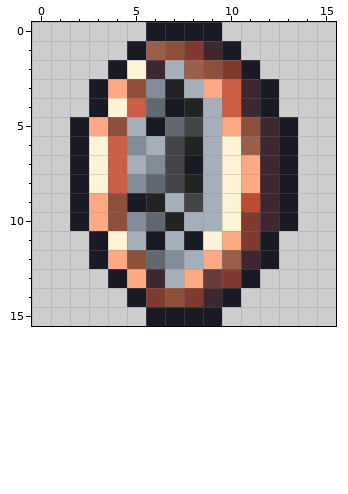
Pixel-art file, stored at Seokbinggo_Client/Assets/Art/Buildings/iron_sieve.aseprite. Above: the version before the commit.
16x16 pixels, 1 frame.
New version:
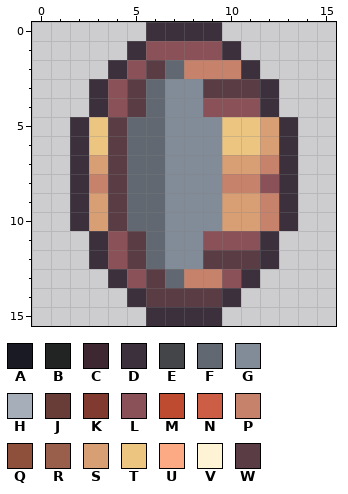
Palette (. is transparent): A #1a1a24  B #222323  C #3e2731  D #3b303c  E #434549  F #626871  G #828b98  H #a6aeba  J #683d37  K #813a2f  L #8a5258  M #be4a2f  N #cd5e46  P #c7826c  Q #8e503b  R #9a5f4b  S #d89f75  T #ecc581  U #fbaa84  V #fff3d6  W #5a3c45
From old to new:
@@ x 0..15 @@
- 0 ......AAAA......
- 1 .....ARQKCA.....
- 2 ....AVCHRQKA....
- 3 ...AUQGBHUNCA...
- 4 ...AVNFABHNCA...
- 5 ..AUQHAFEHUQCA..
- 6 ..AVNGHEBHVRCA..
- 7 ..AVNHGEAHVUCA..
- 8 ..AVNGFEBHVUCA..
- 9 ..AUQABHEHVMCA..
-10 ..AUQGFBHHVKCA..
-11 ...AVHAHAVUKA...
-12 ...AUQFGHURCA...
-13 ....AUCHUJKA....
-14 .....AKQKCA.....
-15 ......AAAA......
+ 0 ......DDDD......
+ 1 .....DLLLLD.....
+ 2 ....DLWFPPPD....
+ 3 ...DLWFGGWWWD...
+ 4 ...DLWFGGLLLD...
+ 5 ..DTWFFGGGTTSD..
+ 6 ..DTWFFGGGTTSD..
+ 7 ..DSWFFGGGSSPD..
+ 8 ..DPWFFGGGPPLD..
+ 9 ..DSWFFGGGSSPD..
+10 ..DSWFFGGGSSPD..
+11 ...DLWFGGLLLD...
+12 ...DLWFGGWWWD...
+13 ....DLWFPPLD....
+14 .....DWWWWD.....
+15 ......DDDD......
